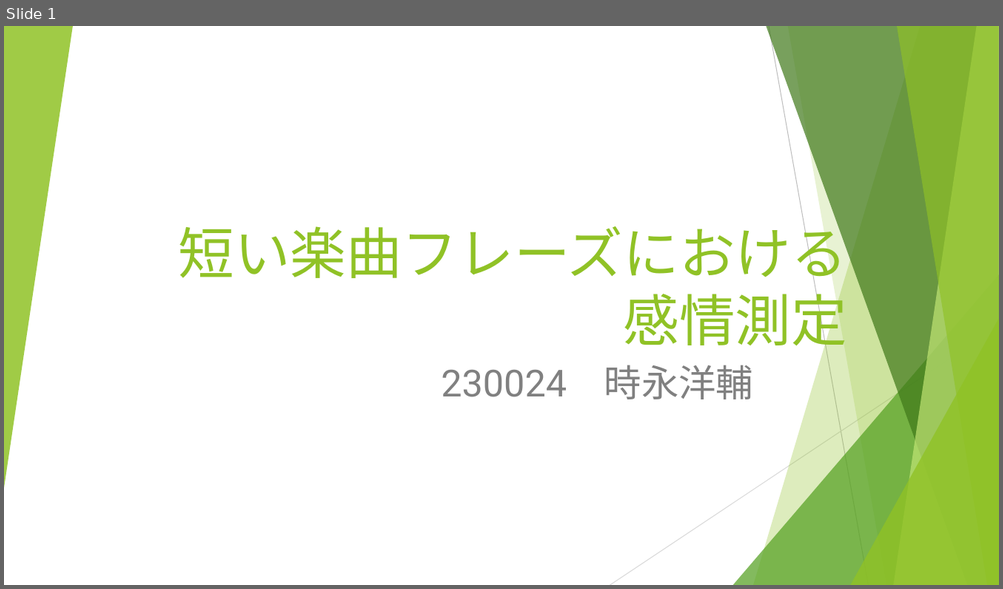
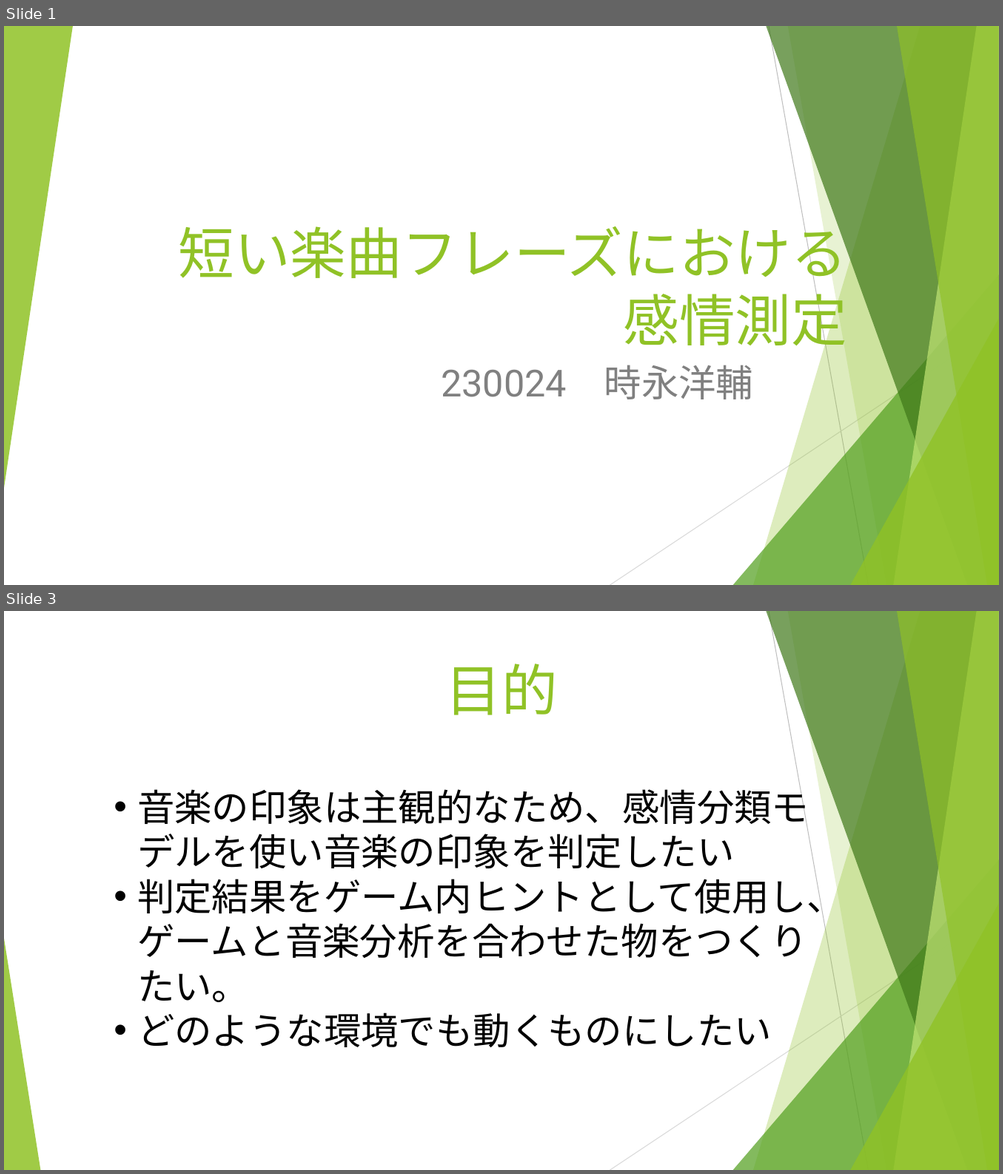
Before and after one commit to and12cant-ctrl/Music_Map_Exp, a slide deck: 発表用/発表用スライド.pptx. Shown one above the other, each under a label of ours: slide 1 before the commit, slides 1 and 3 after it; the slides between them are not shown. The pictures are 1003x589 and 1003x1174 pixels, drawn with LibreOffice and Linux fonts; fonts in the diff are those of the drawing. Boxes give left, top, right and bottom in pixels: in the first picture for what was removed or moved away, otherwise in the second. Text is boxed around its words. In the diff, an @@ line names an element or a change of style, - is before the commit and + after.

```diff
--- a/発表用/発表用スライド.pptx
+++ b/発表用/発表用スライド.pptx
@@ slide 3 added at (x1=4, y1=611, x2=999, y2=1170), background #FFFFFF; not listed: 9 template elements that a slide beside it also shows @@
@@ title added at (x1=445, y1=664, x2=557, y2=715), 54 pt, text #90C226 @@
+目的
@@ text added at (x1=137, y1=783, x2=844, y2=1048), 36 pt, text #000000 @@
+• 音楽の印象は主観的なため、感情分類モデルを使い音楽の印象を判定したい
+• 判定結果をゲーム内ヒントとして使用し、ゲームと音楽分析を合わせた物をつくりたい。
+• どのような環境でも動くものにしたい
@@ triangle added at (x1=4, y1=939, x2=40, y2=1170), fill #90C226 at 85% opacity @@
```
Also in this commit, not shown: 4 slides changed, 8 other slides added, 5 slides removed, 2 other files.
